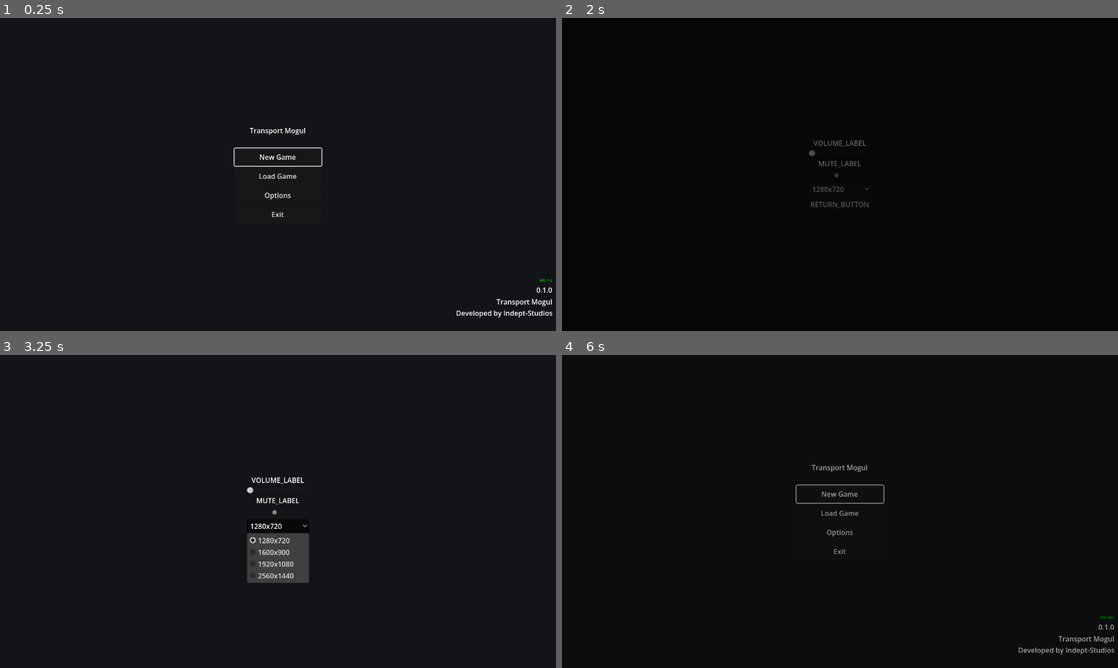
Above: before the commit, frames 1-4 (two rows, left to right).
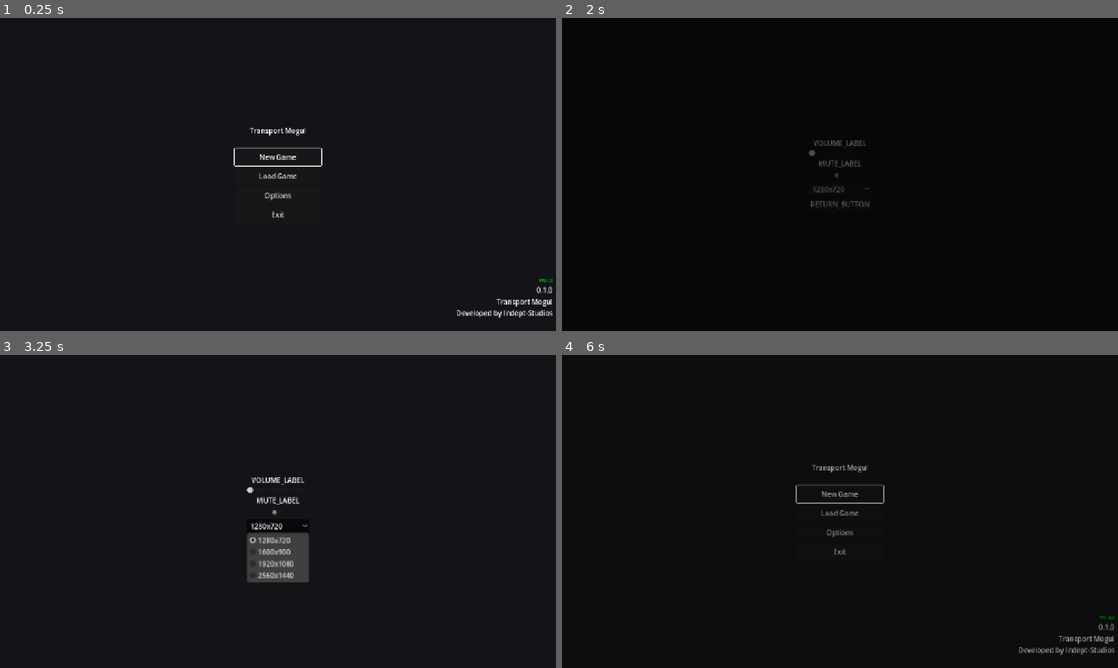
Above: after the commit, the same moments.

Repository: Indept-Studios/Transport-Mogul
Game: Godot game, scene res://scenes/menus/main_menu.tscn
Two runs of this game, one before a commit and one after it. Both use one fixed random seed, a clock stepped at 60 frames per second and the inputs below.
Inputs (mouse positions are in pixels of both pictures, inside the frame that each line leads up to):
- Up to frame 1 (0.25 s): no input
- Up to frame 2 (2 s): click "Options" at 0.5 s; click "New Game" at 1.25 s
- Up to frame 3 (3.25 s): click "1280x720" at 2 s; click "1280x720" at 2.75 s
- Up to frame 4 (6 s): click "1280x720" at 3.5 s; click "RETURN_BUTTON" at 4.25 s; click (840, 511) at 5 s; click "New Game" at 5.75 s

The runs differ from the first frame. In frame 1, 0.8% of the frame differs, in the area x 42-100%, y 35-96%; in frame 2, 0.2%; in frame 3, 0.7%; in frame 4, 0.7%.

Commit message:
ref: options are now correct

Diff:
--- a/project.godot
+++ b/project.godot
@@ -33,7 +33,6 @@
 window/size/viewport_height=720
 window/stretch/mode="canvas_items"
 window/stretch/aspect="expand"
-window/stretch/scale_mode="integer"
 
 [input]
 
--- a/scenes/game/game.tscn
+++ b/scenes/game/game.tscn
@@ -377,11 +377,6 @@
 
 [node name="DebugTextOverlay" parent="DebugLayer/DebugRoot" unique_id=596725966 instance=ExtResource("5_lfrn8")]
 layout_mode = 1
-anchors_preset = 3
-anchor_left = 1.0
-anchor_top = 1.0
-grow_horizontal = 0
-grow_vertical = 0
 mouse_filter = 2
 mouse_behavior_recursive = 1
 
--- a/scripts/core/options.gd
+++ b/scripts/core/options.gd
@@ -1,8 +1,18 @@
 extends Control
+
+@onready var resolution_btn = $CenterContainer/MarginContainer/VBoxContainer/ResolutionBtn
+
+func _ready():
+	var current := DisplayServer.window_get_size()
+	print(resolution_btn.item_count)
+	for i in resolution_btn.item_count:
+		if resolution_btn.get_item_text(i) == "%dx%d" % [current.x, current.y]:
+			resolution_btn.select(i)
+			print(i)
+			break
 
 func _on_volume_value_changed(value):
 	AudioServer.set_bus_volume_db(0, value)
-
 
 func _on_mute_btn_toggled(toggled_on):
 	AudioServer.set_bus_mute(0, toggled_on)
@@ -10,12 +20,16 @@
 func _on_resolution_btn_item_selected(index):
 	match index:
 		0:
+			resolution_btn.select(0)
 			DisplayServer.window_set_size(Vector2i(1280,720))
 		1:
+			resolution_btn.select(1)
 			DisplayServer.window_set_size(Vector2i(1600,900))
 		2:
+			resolution_btn.select(2)
 			DisplayServer.window_set_size(Vector2i(1920,1080))
 		3:
+			resolution_btn.select(3)
 			DisplayServer.window_set_size(Vector2i(2560,1440))
 
 
